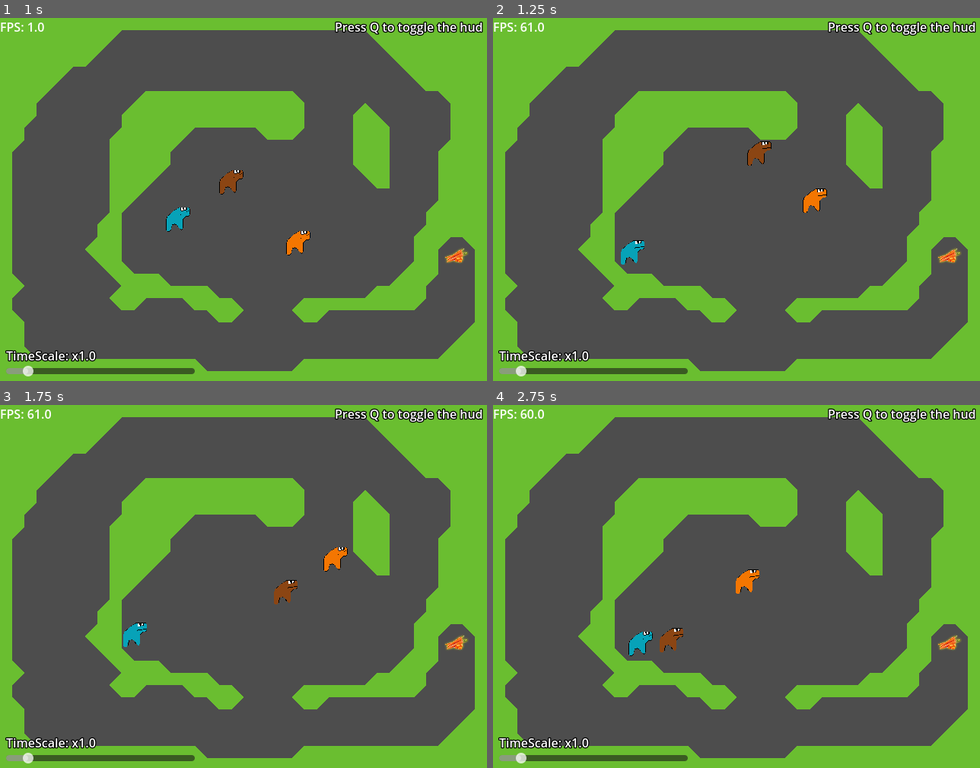
Above: before the commit, frames 1-4 (two rows, left to right).
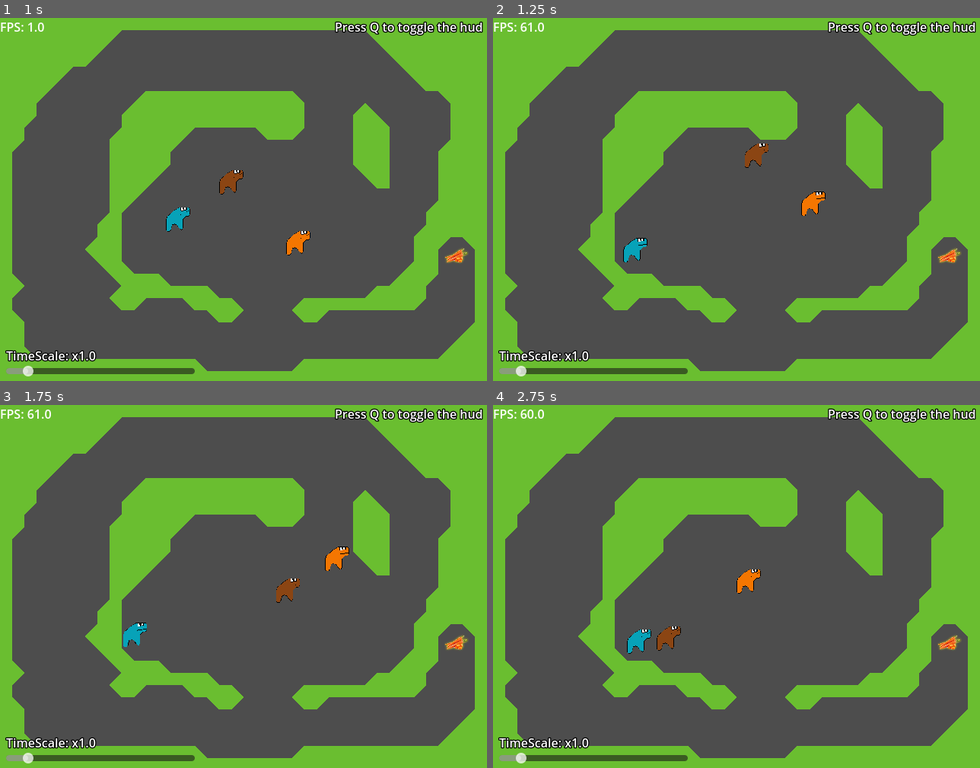
Above: after the commit, the same moments.

Repository: CyanActSus420/horse-race-tests
Game: Godot game, scene res://scenes/Loading.tscn
Same seed, same stepped clock (60 frames per second), same inputs: the game is played once before the commit and once after it. Before the commit the project starts from res://scenes/Race.tscn.
Inputs:
- Up to frame 1 (1 s): tap Q (hidehud) at 0.5, 0.6 s
- Up to frame 2 (1.25 s): no input
- Up to frame 3 (1.75 s): tap Q (hidehud) at 1.25, 1.35 s
- Up to frame 4 (2.75 s): tap Q (hidehud) at 2, 2.1 s

Frame 1 is identical in both runs. In frame 2, 0.4% of the frame differs, in the area x 26-69%, y 33-68%; in frame 3, 0.2%; in frame 4, 0.3%.

Commit message:
loading screen

Diff:
--- a/autoload/Autoload-Global.gd
+++ b/autoload/Autoload-Global.gd
@@ -2,5 +2,8 @@
 
 @onready var fps_label: Label = $CanvasLayer/FPSLabel
 
+var scene_to_load = "res://scenes/Race.tscn"
+var loading_screen = preload("res://scenes/Loading.tscn")
+
 func _process(delta: float) -> void:
 	fps_label.text = "FPS: %s" % Engine.get_frames_per_second()
--- a/project.godot
+++ b/project.godot
@@ -11,7 +11,7 @@
 [application]
 
 config/name="horse race tests"
-run/main_scene="uid://ccdt3mulocm6c"
+run/main_scene="uid://c7dj5uqn74dxc"
 config/features=PackedStringArray("4.4", "GL Compatibility")
 config/icon="uid://ccfarc6pypgmn"
 
--- /dev/null
+++ b/scenes/Loading.tscn
@@ -0,0 +1,30 @@
+[gd_scene load_steps=3 format=3 uid="uid://c7dj5uqn74dxc"]
+
+[ext_resource type="Script" uid="uid://dvhhge7fkp7xs" path="res://scripts/Loading.gd" id="1_5d8b5"]
+[ext_resource type="Texture2D" uid="uid://ccfarc6pypgmn" path="res://icon.png" id="1_rx3dl"]
+
+[node name="Loading" type="Node2D"]
+script = ExtResource("1_5d8b5")
+
+[node name="ColorRect" type="ColorRect" parent="."]
+offset_right = 640.0
+offset_bottom = 480.0
+color = Color(0, 0, 0, 1)
+
+[node name="horse" type="Sprite2D" parent="."]
+position = Vector2(616, 456)
+texture = ExtResource("1_rx3dl")
+
+[node name="ProgressBar" type="ProgressBar" parent="."]
+offset_left = 8.0
+offset_top = 440.0
+offset_right = 592.0
+offset_bottom = 472.0
+
+[node name="HintLabel" type="Label" parent="."]
+offset_top = 368.0
+offset_right = 640.0
+offset_bottom = 432.0
+text = "horsey horse horse"
+horizontal_alignment = 1
+vertical_alignment = 1
--- /dev/null
+++ b/scripts/Loading.gd
@@ -0,0 +1,19 @@
+extends Node2D
+
+@onready var progress_bar: ProgressBar = $ProgressBar
+@onready var hint_label: Label = $HintLabel
+@onready var horse: Sprite2D = $horse
+
+
+func _ready():
+	ResourceLoader.load_threaded_request(Global.scene_to_load)
+
+func _process(delta: float) -> void:
+	horse.rotate(1 * delta)
+	var progress = []
+	ResourceLoader.load_threaded_get_status(Global.scene_to_load, progress)
+	progress_bar.value = progress[0] * 100
+
+	if progress[0] == 1:
+		var packed_scene = ResourceLoader.load_threaded_get(Global.scene_to_load)
+		get_tree().change_scene_to_packed(packed_scene)
Not shown, added: scripts/Loading.gd.uid
